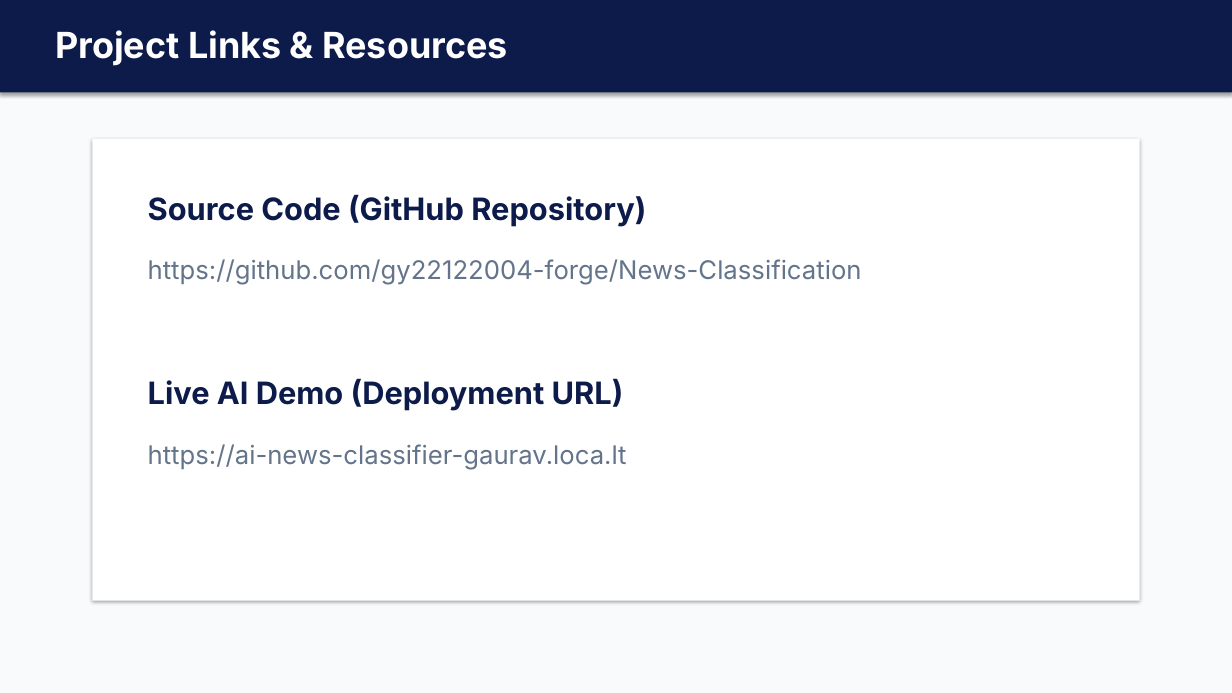
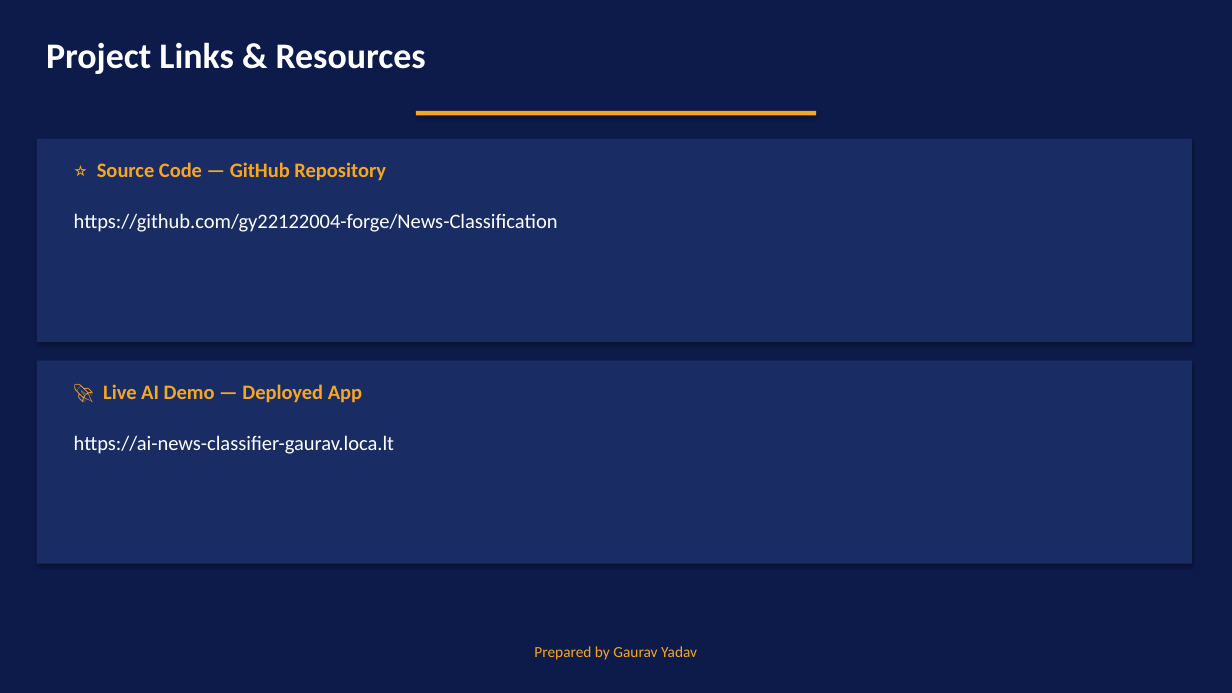
Before and after one commit to gy22122004-forge/News-Classification, a slide deck: slide 5 of News_Classification_Short.pptx. Drawn at 1232x693 pixels with LibreOffice and Linux fonts; fonts in the diff are those of the drawing. Boxes give left, top, right and bottom in pixels: in the first picture for what was removed or moved away, otherwise in the second. Text is boxed around its words. In the diff, an @@ line names an element or a change of style, - is before the commit and + after.

Commit message:
Fix PPT: proper textbox sizing, no overlap, clean layout

```diff
--- a/News_Classification_Short.pptx
+++ b/News_Classification_Short.pptx
@@ rectangle at (0,0,1232,693): fill #F8FAFC to #0D1B4B @@
@@ rectangle removed at (0,0,1232,92) @@
@@ text "Project Links & Resources": place and size @@
-text "Project Links & Resources" at (55,30,507,66)
+text "Project Links & Resources" at (46,42,426,74)
@@ text "Project Links & Resources" at (46,42,426,74): font Inter to Calibri @@
@@ rectangle added at (416,111,816,116), fill #F5A623 @@
@@ rectangle: place and size @@
-rectangle at (92,139,1140,601)
+rectangle at (37,139,1192,342)
@@ rectangle at (37,139,1192,342): fill #FFFFFF to #192C64 @@
@@ text at (97,162,386,181): text changed; size 24 to 16 pt; font Inter to Calibri; text colour #0D1B4B to #F5A623 @@
-Source Code (GitHub Repository)
+⭐ Source Code — GitHub Repository
@@ text "https://github.com/gy22122004-forge/News-Classification": place and size @@
-text "https://github.com/gy22122004-forge/News-Classification" at (148,259,862,285)
+text "https://github.com/gy22122004-forge/News-Classification" at (74,213,558,232)
@@ text "https://github.com/gy22122004-forge/News-Classification" at (74,213,558,232): size 20 to 16 pt, font Inter to Calibri, text colour #64748B to #FFFFFF @@
@@ rectangle added at (37,360,1192,564), fill #192C64 @@
@@ text at (103,384,362,403): text changed; size 24 to 16 pt; font Inter to Calibri; text colour #0D1B4B to #F5A623 @@
-Live AI Demo (Deployment URL)
+🚀 Live AI Demo — Deployed App
@@ text "https://ai-news-classifier-gaurav.loca.lt" at (74,435,394,454): size 20 to 16 pt, font Inter to Calibri, text colour #64748B to #FFFFFF @@
@@ text "https://ai-news-classifier-gaurav.loca.lt": place and size @@
-text "https://ai-news-classifier-gaurav.loca.lt" at (148,444,627,470)
+text "https://ai-news-classifier-gaurav.loca.lt" at (74,435,394,454)
@@ text added at (534,646,697,660), 12 pt, text #F5A623 @@
+Prepared by Gaurav Yadav
```
Also in this commit, not shown: 2 other slides changed, 2 slides added, 2 slides removed, 1 other file.
